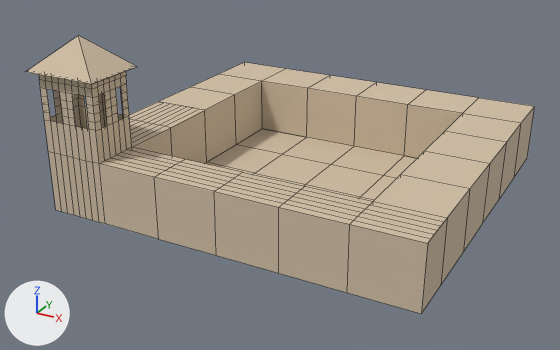
The Blender file assets/buildings/city_hall.blend: old version first, new version second.
Rendered twice from a 50 mm camera at (46.9, -63.3, 43.2) aimed at (2.4, 17.7, 2.7). The lights are fixed; the arrows at lower left show +X, +Y and +Z. The first picture is the older version. Mesh edges are drawn as thin lines.
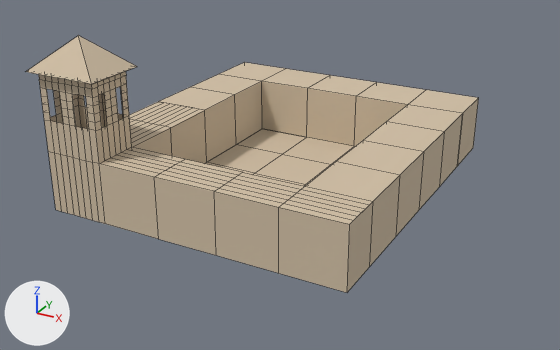
Location of each change, [x1, y1, x2, y2] in pixels of the pictures (560 x 350 px):
'Plane', reshaped (11% narrower, 8% shorter)
    before: [26, 35, 534, 314]
    after: [26, 35, 479, 292]
part 1 of me_plane, cut back
    before: [347, 98, 534, 314]
    after: [306, 98, 479, 292]

The change, as a list of edits to the scene's bpy script:
```text
Change me_plane:
    used by ob_plane; location = (0.0, 0.0, 0.0)
    remove me_plane.from_pydata(...)  # 414 vertices, 300 faces; spans x -21.0..28.0, y -1.0..46.0, z 0.0..22.0
    add me_plane.from_pydata(...)  # 399 vertices, 285 faces; spans x -21.0..20.0, y -1.0..46.0, z 0.0..22.0
    me_plane part 1
    22 vertices are removed from x 20.0..28.0, y 0.0..46.0, z 0.0..7.9
    29 faces are deleted
    7 new vertices lie (0.0, 0.0, 7.9) away from vertices in x 12.0..20.0, y 6.0..38.0, z 0.0
    14 new faces join them, mat_facade (beige #d2c0a6)
```
